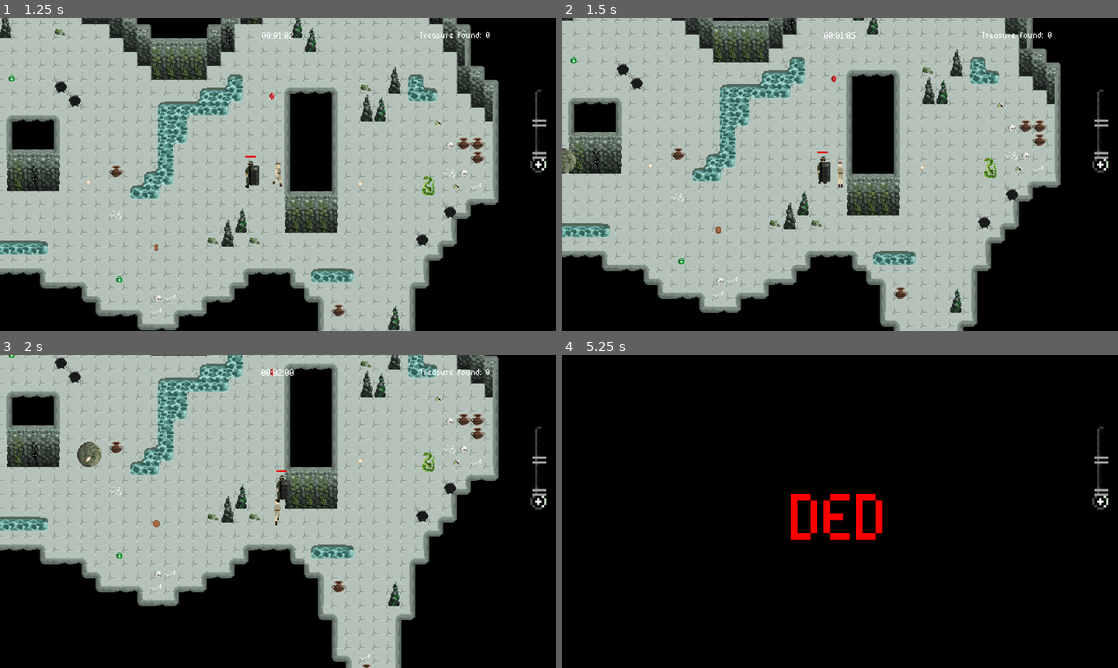
Above: before the commit, frames 1-4 (two rows, left to right).
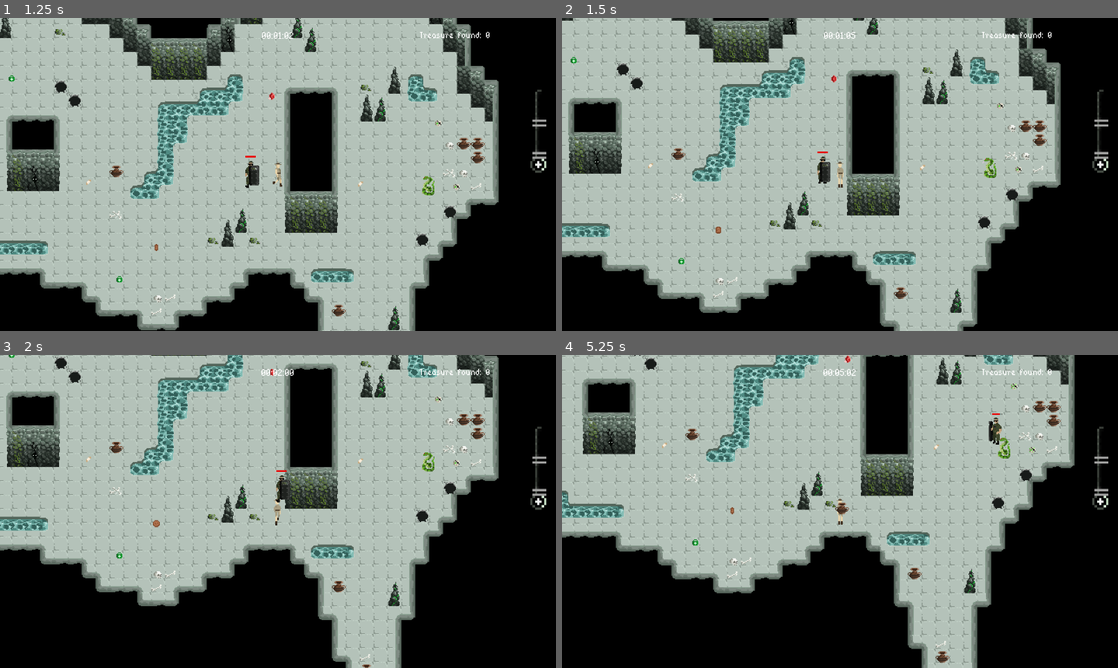
Above: after the commit, the same moments.

Repository: mirogon/Archaeology
Game: Godot game, scene res://Scenes/Main.tscn
The game is run twice, just before and just after one commit, with the same random seed, the same clock (stepped at 60 frames per second) and the same inputs. The engine's default icon, where the game draws it, is replaced by a stand-in: a white triangle on a blue panel in a dark square.
Inputs (mouse positions are in pixels of both pictures, inside the frame that each line leads up to):
- Up to frame 1 (1.25 s): move the mouse to (400, 158) at 0.52 s; hold Right (ui_right) from 0.53 s (still down); tap F (action) at 0.6 s; click (400, 158) at 0.67 s
- Up to frame 2 (1.5 s): move the mouse to (728, 190) at 1.27 s; release Right (ui_right) at 1.28 s; hold Down (ui_down) from 1.28 s (still down); tap F (action) at 1.35 s
- Up to frame 3 (2 s): keep holding Down (ui_down)
- Up to frame 4 (5.25 s): move the mouse to (895, 442) at 2.02 s; release Down (ui_down) at 2.03 s; hold Right (ui_right) 2.03-2.78 s; tap F (action) every 0.75 s from 2.1 to 5.1 s; move the mouse to (812, 574) at 2.77 s; hold Up (ui_up) 2.78-3.53 s; click (812, 574) at 2.92 s; move the mouse to (1006, 558) at 3.52 s; hold Left (ui_left) 3.53-5.03 s; move the mouse to (673, 464) at 4.27 s; move the mouse to (867, 511) at 5.02 s; hold Down (ui_down) from 5.03 s (still down); click (867, 511) at 5.17 s

Frame 1 is identical in both runs. In frame 2, 0.2% of the frame differs, in the area x 0-3%, y 41-50%; in frame 3, 0.3%; in frame 4, 60%, in the area x 0-93%, y 0-100%.

Commit message:
Boulder spawner

Diff:
--- a/Scenes/Boulder.tscn
+++ b/Scenes/Boulder.tscn
@@ -56,11 +56,16 @@
 [node name="AnimatedSprite" type="AnimatedSprite" parent="."]
 frames = SubResource( 10 )
 animation = "Boulder_Roll"
-frame = 7
+frame = 8
 playing = true
 
 [node name="CollisionShape2D" type="CollisionShape2D" parent="."]
 position = Vector2( 0, 1.539 )
 shape = SubResource( 11 )
 
+[node name="Timer" type="Timer" parent="."]
+wait_time = 20.0
+autostart = true
+
 [connection signal="area_entered" from="." to="." method="_on_Boulder_area_entered"]
+[connection signal="timeout" from="Timer" to="." method="_on_Timer_timeout"]
--- a/Scenes/Main.tscn
+++ b/Scenes/Main.tscn
@@ -6,7 +6,6 @@
 [ext_resource path="res://Scripts/HealthResourceBar.gd" type="Script" id=4]
 [ext_resource path="res://Scenes/Soldier.tscn" type="PackedScene" id=5]
 [ext_resource path="res://Scenes/HealthResourceBar.tscn" type="PackedScene" id=6]
-[ext_resource path="res://Scenes/Boulder.tscn" type="PackedScene" id=7]
 [ext_resource path="res://Scripts/TimerLabel.gd" type="Script" id=9]
 [ext_resource path="res://Asstes/Fonts/BitPotion.ttf" type="DynamicFontData" id=10]
 [ext_resource path="res://Scripts/TreasureLabel.gd" type="Script" id=13]
@@ -81,10 +80,6 @@
 [node name="HealthResourceBar" parent="UiCanvasLayer" instance=ExtResource( 6 )]
 script = ExtResource( 4 )
 
-[node name="Boulder" parent="." instance=ExtResource( 7 )]
-position = Vector2( -919, 32 )
-hit_damage = 80
-
 [connection signal="heal_resource_update" from="Player" to="UiCanvasLayer/HealthResourceBar" method="_on_Player_heal_resource_update"]
 [connection signal="treasure_update" from="Player" to="UiCanvasLayer/TreasureLabel" method="_on_Player_treasure_update"]
 [connection signal="timeout" from="UiCanvasLayer/Timer" to="UiCanvasLayer/TimerLabel" method="_on_Timer_timeout"]
--- a/Scenes/Room.tscn
+++ b/Scenes/Room.tscn
@@ -12,6 +12,7 @@
 [ext_resource path="res://Scenes/TreasureSkull.tscn" type="PackedScene" id=10]
 [ext_resource path="res://Scenes/TreasureChest.tscn" type="PackedScene" id=11]
 [ext_resource path="res://Scenes/ItemSpawnMovement.tscn" type="PackedScene" id=12]
+[ext_resource path="res://Scenes/Boulder.tscn" type="PackedScene" id=13]
 
 [sub_resource type="ConvexPolygonShape2D" id=47]
 points = PoolVector2Array( 12, 8, 4, 8, 4, 4, 12, 4 )
@@ -817,6 +818,12 @@
 max_interval_ms = 20000
 max_spawns = 4
 
+[node name="BoulderSpawner" parent="Spawner" instance=ExtResource( 3 )]
+position = Vector2( -953, -18 )
+scene_to_spawn = ExtResource( 13 )
+min_interval_ms = 30000
+max_interval_ms = 120000
+
 [node name="Pickups" type="Node" parent="."]
 
 [node name="Medikit" parent="Pickups" instance=ExtResource( 6 )]
--- a/Scripts/Boulder.gd
+++ b/Scripts/Boulder.gd
@@ -19,3 +19,7 @@
 
 	if area is Soldier:
 		area.get_node("HealthSystem").take_damage(hit_damage)
+
+
+func _on_Timer_timeout():
+	self.queue_free()
Not shown: 1 places in Scenes/Main.tscn that only renumber resources
Not shown: 1 places in Scenes/Room.tscn that only renumber resources
